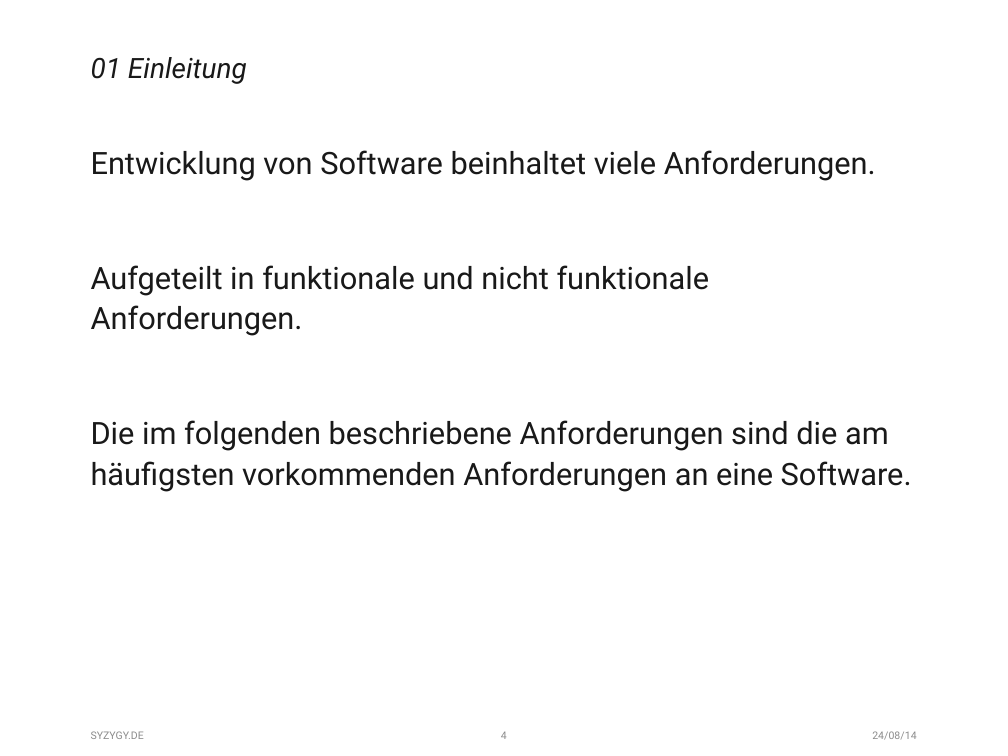
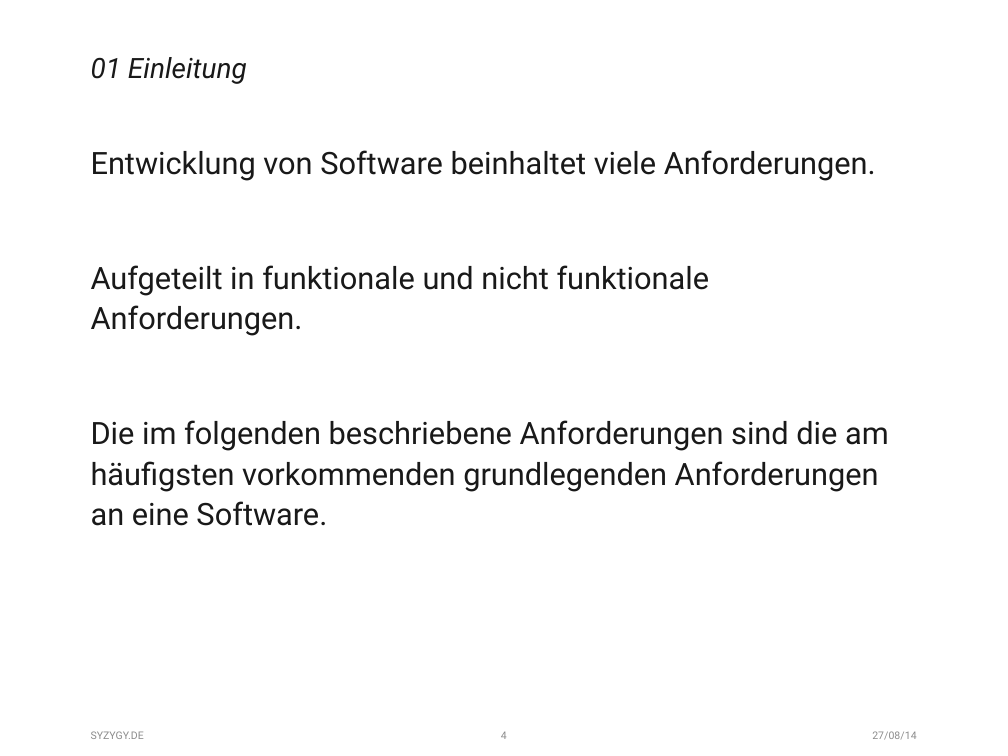
Before and after one commit to fischfasch/IoC_Test, a slide deck: slide 4 of IoC_Testapplication/ConsoleApplication1/_Files/Präsentation.pptx. Drawn at 1008x756 pixels with LibreOffice and Linux fonts; fonts in the diff are those of the drawing. Boxes give left, top, right and bottom in pixels: in the first picture for what was removed or moved away, otherwise in the second. Text is boxed around its words. In the diff, an @@ line names an element or a change of style, - is before the commit and + after.

```diff
--- a/IoC_Testapplication/ConsoleApplication1/_Files/Präsentation.pptx
+++ b/IoC_Testapplication/ConsoleApplication1/_Files/Präsentation.pptx
@@ text at [91,420,889,526]: text changed @@
-Die im folgenden beschriebene Anforderungen sind die am häufigsten vorkommenden Anforderungen an eine Software.
+Die im folgenden beschriebene Anforderungen sind die am häufigsten vorkommenden grundlegenden Anforderungen an eine Software.
@@ text at [872,731,916,740]: text changed @@
-24/08/14
+27/08/14
```
Also in this commit, not shown: 33 other slides changed.
